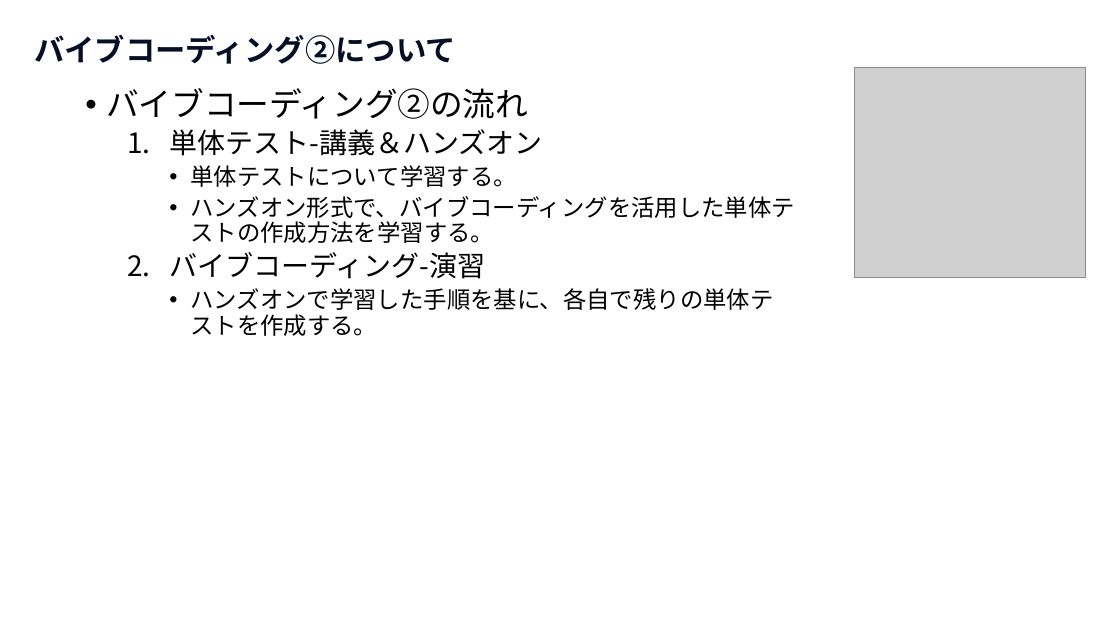
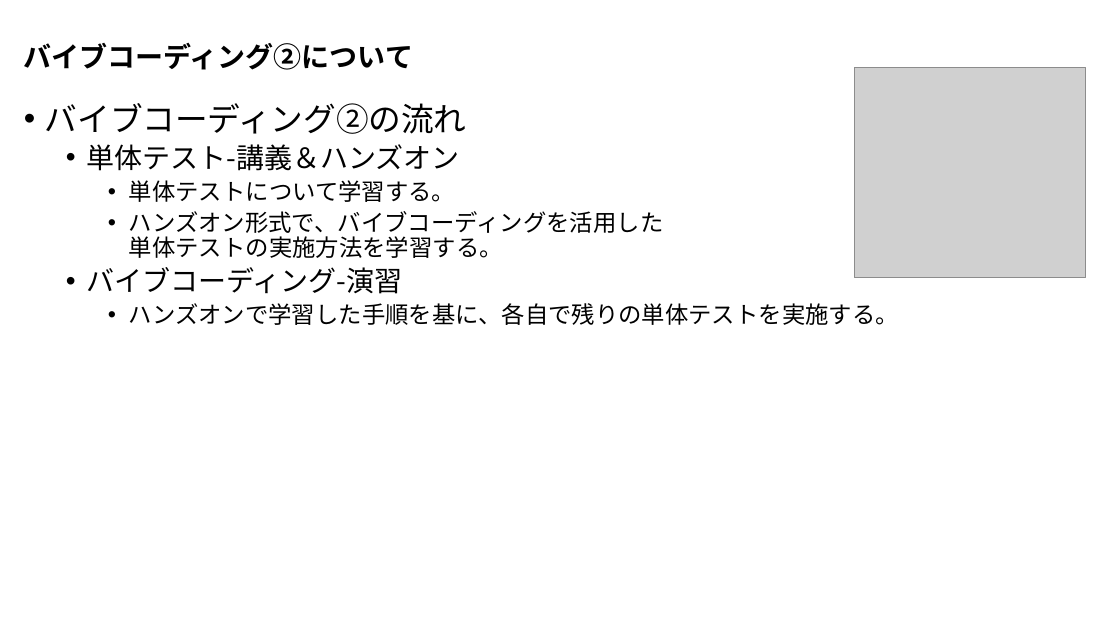
Before and after one commit to nishida2073/ai_navive, a slide deck: slide 5 of 00_オリエンテーション/【AI Native研修-バイブコーディング】研修の概要.pptx (slide 4 before the commit). Drawn at 1120x630 pixels with LibreOffice and Linux fonts; fonts in the diff are those of the drawing; grey boxes stand for pictures. Boxes give left, top, right and bottom in pixels: in the first picture for what was removed or moved away, otherwise in the second. Text is boxed around its words. In the diff, an @@ line names an element or a change of style, - is before the commit and + after.

```diff
--- a/00_オリエンテーション/【AI Native研修-バイブコーディング】研修の概要.pptx
+++ b/00_オリエンテーション/【AI Native研修-バイブコーディング】研修の概要.pptx
@@ title "バイブコーディング②について": place and size @@
-title "バイブコーディング②について" at box(34, 35, 456, 64)
+title "バイブコーディング②について" at box(24, 43, 413, 70)
@@ title "バイブコーディング②について" at box(24, 43, 413, 70): size 26 to 24 pt, text colour #070F26 to #000000; line spacing 1 to 0.9; vertical alignment top to middle @@
@@ text "バイブコーディング②の流れ": place and size @@
-text "バイブコーディング②の流れ" at box(106, 88, 795, 336)
+text "バイブコーディング②の流れ" at box(45, 103, 899, 325)
@@ text at box(87, 144, 460, 294): bullet 1. to • @@
@@ text at box(129, 211, 664, 258): text changed @@
-    • ハンズオン形式で、バイブコーディングを活用した単体テストの作成方法を学習する。
+    • ハンズオン形式で、バイブコーディングを活用した
+      単体テストの実施方法を学習する。
@@ text at box(129, 303, 899, 325): text changed @@
-    • ハンズオンで学習した手順を基に、各自で残りの単体テストを作成する。
+    • ハンズオンで学習した手順を基に、各自で残りの単体テストを実施する。
```
Also in this commit, not shown: 2 other slides changed, 1 slide added, 2 other files.
